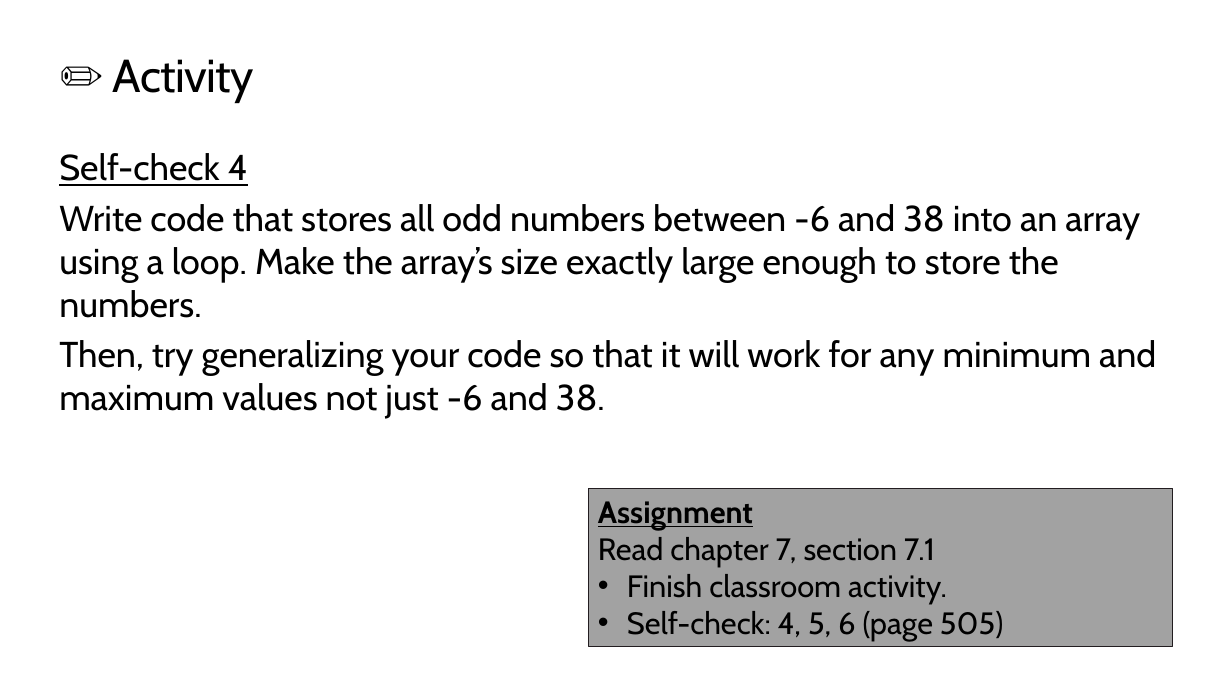
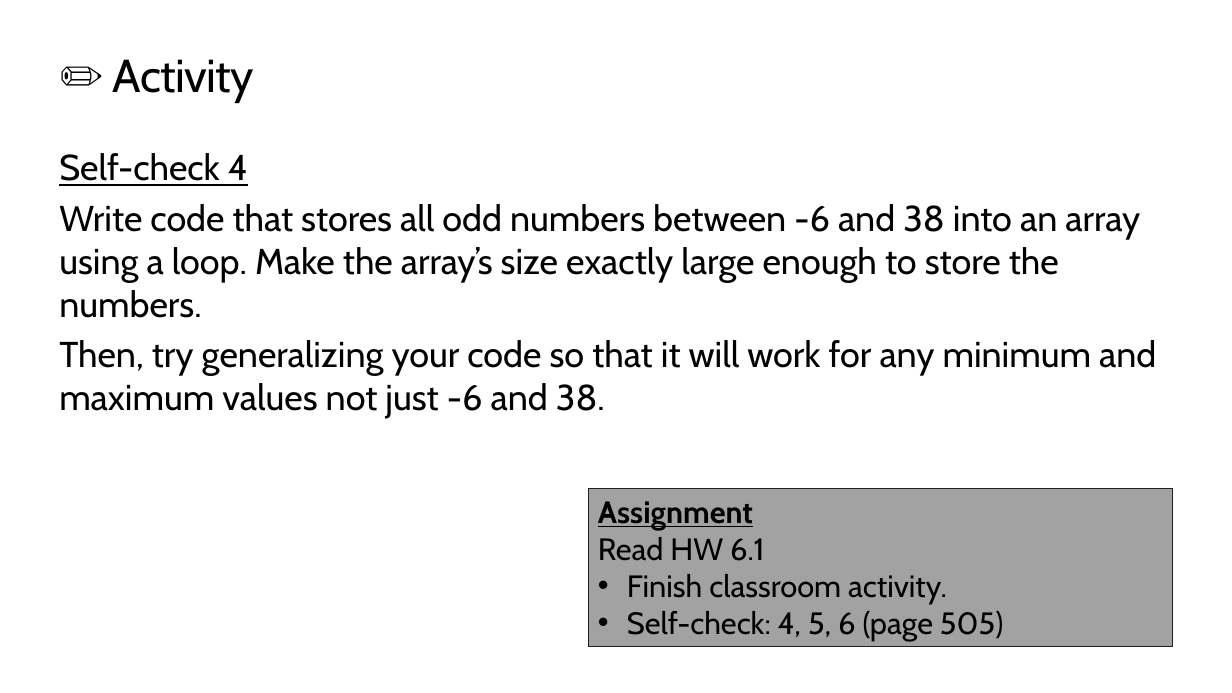
Before and after one commit to TEALSK12/apcsa-public, a slide deck: slide 31 of curriculum/Unit4/Unit4.pptx. Drawn at 1232x693 pixels with LibreOffice and Linux fonts; fonts in the diff are those of the drawing; background and template pictures are left out. Boxes give left, top, right and bottom in pixels: in the first picture for what was removed or moved away, otherwise in the second. Text is boxed around its words. In the diff, an @@ line names an element or a change of style, - is before the commit and + after.

```diff
--- a/curriculum/Unit4/Unit4.pptx
+++ b/curriculum/Unit4/Unit4.pptx
@@ text in rectangle at bbox=[598, 537, 764, 561]: text changed @@
-Read chapter 7, section 7.1
+Read HW 6.1
```
Also in this commit, not shown: 10 other slides changed, 2 other files.
